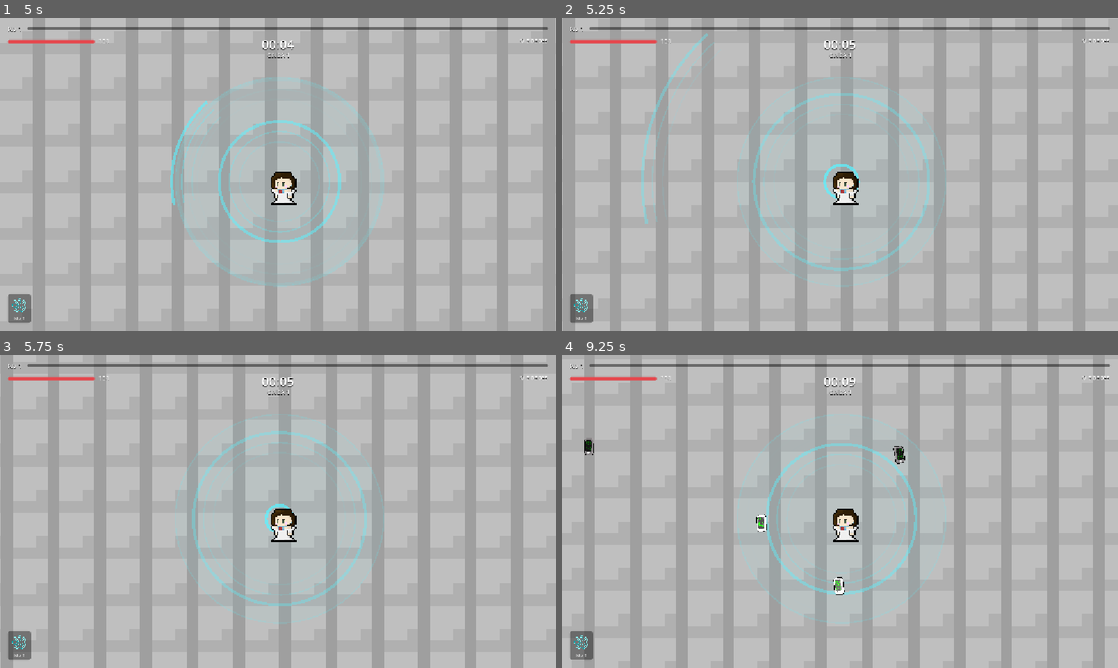
Above: before the commit, frames 1-4 (two rows, left to right).
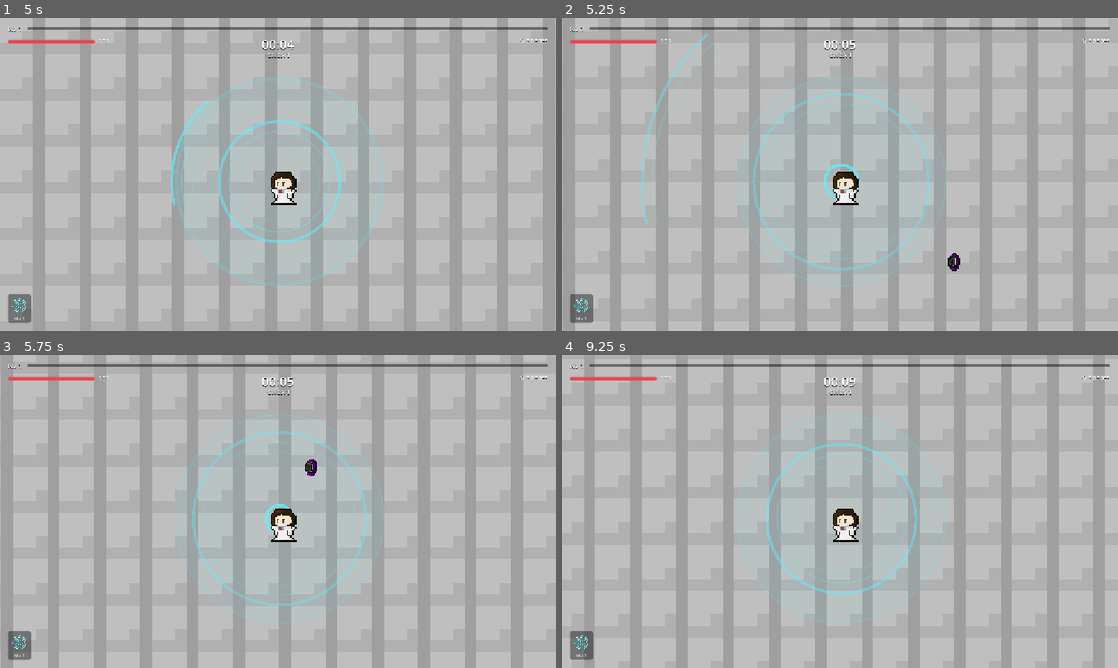
Above: after the commit, the same moments.

Repository: leolilaia/GuerraTecnologica
Game: Godot game, scene res://scenes/main/main_arena.tscn
The game is run twice, just before and just after one commit, with the same random seed, the same clock (stepped at 60 frames per second) and the same inputs.
Inputs (mouse positions are in pixels of both pictures, inside the frame that each line leads up to):
- Up to frame 1 (5 s): move the mouse to (400, 158) at 0.52 s; hold D (move_right) 0.53-1.28 s; click (400, 158) at 0.67 s; move the mouse to (166, 190) at 1.27 s; hold S (move_down) 1.28-2.03 s; move the mouse to (333, 105) at 2.02 s; hold D (move_right) 2.03-2.78 s; move the mouse to (250, 237) at 2.77 s; hold W (move_up) 2.78-3.53 s; click (250, 237) at 2.92 s; move the mouse to (444, 221) at 3.52 s; hold A (move_left) from 3.53 s (still down); move the mouse to (111, 127) at 4.27 s
- Up to frame 2 (5.25 s): move the mouse to (867, 174) at 5.02 s; release A (move_left) at 5.03 s; hold S (move_down) from 5.03 s (still down); click (867, 174) at 5.17 s
- Up to frame 3 (5.75 s): keep holding S (move_down)
- Up to frame 4 (9.25 s): move the mouse to (756, 433) at 5.77 s; release S (move_down) at 5.78 s; hold D (move_right) 5.78-6.53 s; move the mouse to (962, 495) at 6.52 s; hold W (move_up) 6.53-7.28 s; move the mouse to (728, 527) at 7.27 s; hold D (move_right) 7.28-8.03 s; click (728, 527) at 7.42 s; move the mouse to (895, 442) at 8.02 s; hold S (move_down) 8.03-8.78 s; move the mouse to (812, 574) at 8.77 s; hold A (move_left) from 8.78 s (still down)

Frame 1 is identical in both runs. In frame 2, less than 0.1% of the frame differs, in the area x 69-72%, y 75-81%; in frame 3, less than 0.1%; in frame 4, 0.4%, in the area x 4-62%, y 26-77%.

Commit message:
Reintegra WaveManager na arena atualizada

Diff:
--- /dev/null
+++ b/scenes/enemies/enemybase.tscn
@@ -0,0 +1,32 @@
+[gd_scene format=3 uid="uid://dhsdnab3gcfub"]
+
+[ext_resource type="Script" path="res://scripts/enemies/enemybase.gd" id="1_0mhav"]
+[ext_resource type="Texture2D" uid="uid://363xqhquj21m" path="res://assets/sprites/Inimigos/Genericos/Samsung.png" id="2_73n04"]
+
+[sub_resource type="CapsuleShape2D" id="CapsuleShape2D_tmq5d"]
+radius = 6.0
+height = 18.0
+
+[sub_resource type="CapsuleShape2D" id="CapsuleShape2D_3vd68"]
+radius = 3.0
+height = 12.0
+
+[node name="EnemyBase" type="CharacterBody2D" unique_id=410658759]
+collision_layer = 2
+script = ExtResource("1_0mhav")
+
+[node name="Sprite2D" type="Sprite2D" parent="." unique_id=555424325]
+position = Vector2(-4.7683716e-07, -2.2351742e-08)
+scale = Vector2(0.053710926, 0.06347656)
+texture = ExtResource("2_73n04")
+
+[node name="Hitbox" type="Area2D" parent="." unique_id=1228511987]
+collision_layer = 0
+
+[node name="CollisionShape2D" type="CollisionShape2D" parent="Hitbox" unique_id=2107185566]
+position = Vector2(-1, 0)
+shape = SubResource("CapsuleShape2D_tmq5d")
+
+[node name="CollisionShape2D" type="CollisionShape2D" parent="." unique_id=288305320]
+position = Vector2(-1, 0)
+shape = SubResource("CapsuleShape2D_3vd68")
--- a/scenes/main/main_arena.tscn
+++ b/scenes/main/main_arena.tscn
@@ -3,10 +3,13 @@
 [ext_resource type="PackedScene" uid="uid://bsqp07cqq1mr8" path="res://scenes/world/world_generator.tscn" id="1_ktrib"]
 [ext_resource type="PackedScene" uid="uid://dmcme03bjx7n6" path="res://scenes/player/player.tscn" id="2_igey7"]
 [ext_resource type="PackedScene" uid="uid://1640r0stkje4" path="res://scenes/enemies/enemy_base.tscn" id="3_igey7"]
+[ext_resource type="Script" uid="uid://bxqgfkwe2thvm" path="res://scripts/enemies/wave_manager.gd" id="4_i1fls"]
 [ext_resource type="Resource" path="res://resources/characters/hedy_lamarr.tres" id="4_vy0at"]
 [ext_resource type="PackedScene" path="res://scenes/ui/hud.tscn" id="4_y7d6u"]
-[ext_resource type="Script" uid="uid://dxqgh5bs0d7e8" path="res://scripts/enemies/enemy_spawner.gd" id="5_ai6ef"]
+[ext_resource type="PackedScene" uid="uid://bovr3b75702ej" path="res://scenes/enemies/smartwatch.tscn" id="6_hquk5"]
 [ext_resource type="Script" uid="uid://bacbdgilgvb2y" path="res://scripts/player/player_spawner.gd" id="6_spawner"]
+[ext_resource type="PackedScene" uid="uid://cs8krvafcngvt" path="res://scenes/enemies/microondas.tscn" id="6_vy0at"]
+[ext_resource type="PackedScene" uid="uid://b05p2oa1k7k2e" path="res://scenes/enemies/robo.tscn" id="7_g1wnh"]
 
 [node name="MainArena" type="Node2D" unique_id=2030471012]
 
@@ -18,8 +21,14 @@
 character = ExtResource("4_vy0at")
 
 [node name="HUD" parent="." unique_id=1340031289 node_paths=PackedStringArray("spawner") instance=ExtResource("4_y7d6u")]
-spawner = NodePath("../EnemySpawner")
+spawner = NodePath("")
 
-[node name="EnemySpawner" type="Node2D" parent="." unique_id=1885426375]
-script = ExtResource("5_ai6ef")
-enemy_scene = ExtResource("3_igey7")
+[node name="WaveManager" type="Node2D" parent="." unique_id=2049395163]
+script = ExtResource("4_i1fls")
+wave_duration = 2.0
+enemy_scenes = Dictionary[String, PackedScene]({
+"celular": ExtResource("3_igey7"),
+"microondas": ExtResource("6_vy0at"),
+"robo": ExtResource("7_g1wnh")
+})
+default_enemy = ExtResource("6_hquk5")
